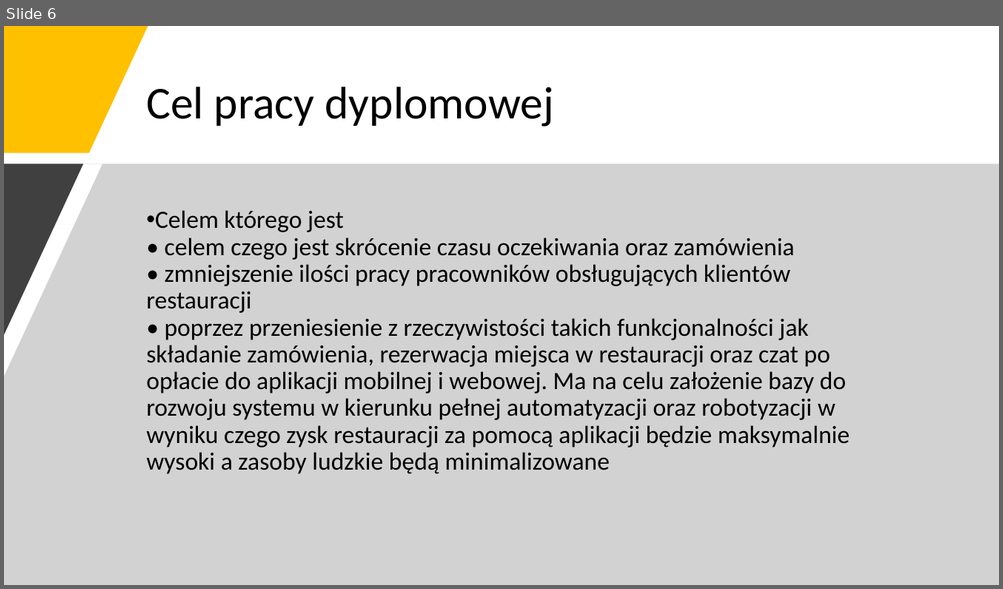
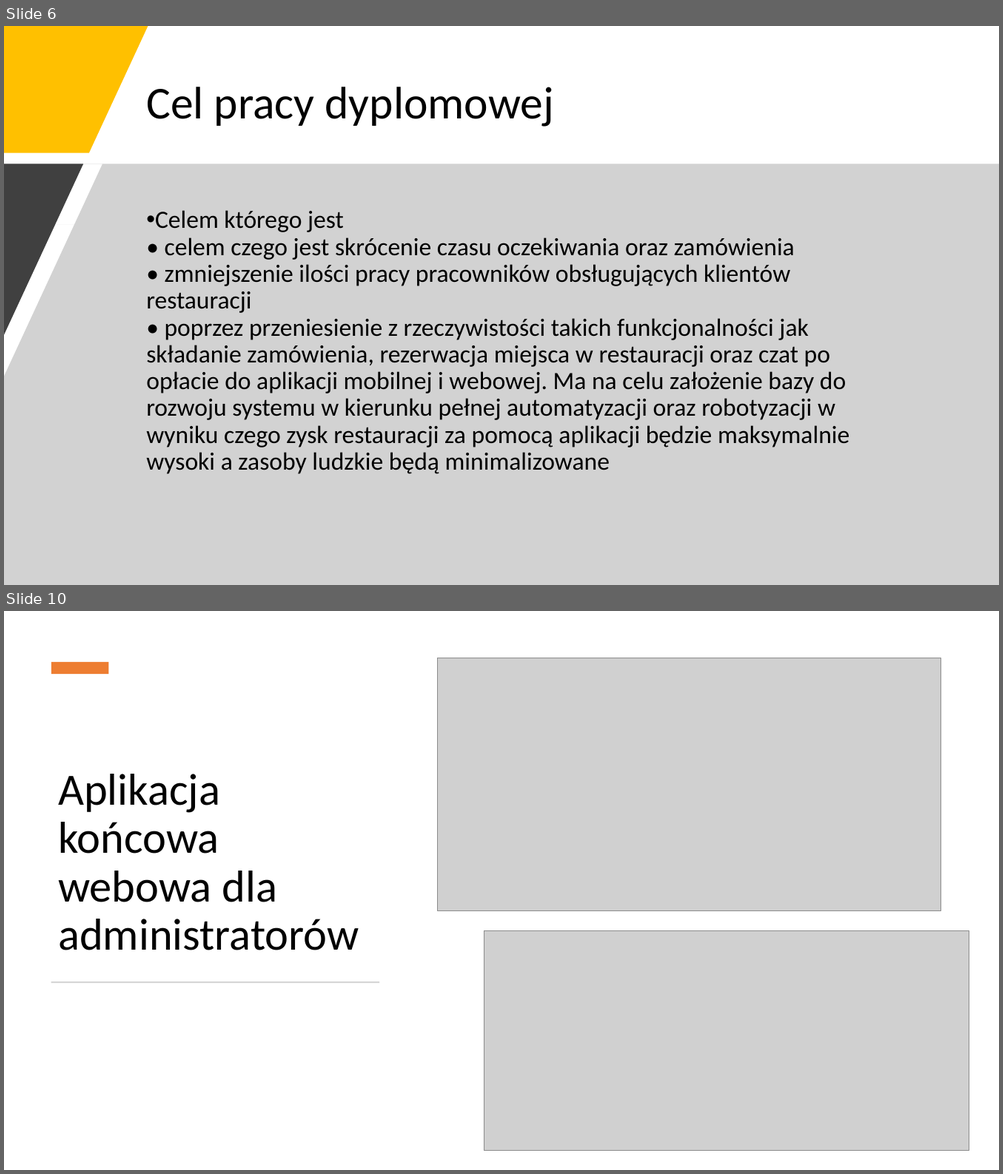
Before and after one commit to yurii-shchehliuk/ECommerce-Restaurant, a slide deck: PRACA DYPLOMOWA INŻYNIERSKA.pptx. Shown one above the other, each under a label of ours: slide 6 before the commit, slides 6 and 10 after it; the slides between them are not shown. The pictures are 1003x589 and 1003x1174 pixels, drawn with LibreOffice and Linux fonts; fonts in the diff are those of the drawing; grey boxes stand for pictures. Boxes give left, top, right and bottom in pixels: in the first picture for what was removed or moved away, otherwise in the second. Text is boxed around its words. In the diff, an @@ line names an element or a change of style, - is before the commit and + after.

```diff
--- a/PRACA DYPLOMOWA INŻYNIERSKA.pptx
+++ b/PRACA DYPLOMOWA INŻYNIERSKA.pptx
@@ slide 10 added at (4, 611, 999, 1170), background #FFFFFF @@
@@ rectangle added at (51, 662, 109, 674), fill #ED7D31 @@
@@ picture added at (437, 658, 940, 911) @@
@@ title added at (58, 774, 358, 951), 43.2 pt, text #000000 @@
+Aplikacja końcowa
+webowa dla administratorów
@@ picture added at (484, 931, 970, 1151) @@
@@ rectangle added at (51, 982, 379, 983), fill #D5D5D5 @@
```
Also in this commit, not shown: 1 slide changed, 7 other slides added, 5 slides removed, 3 other files.
